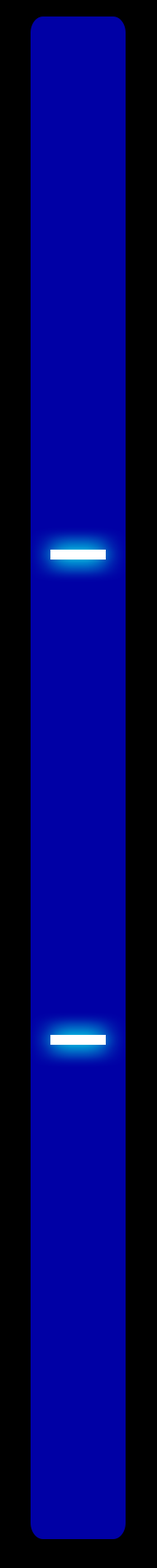
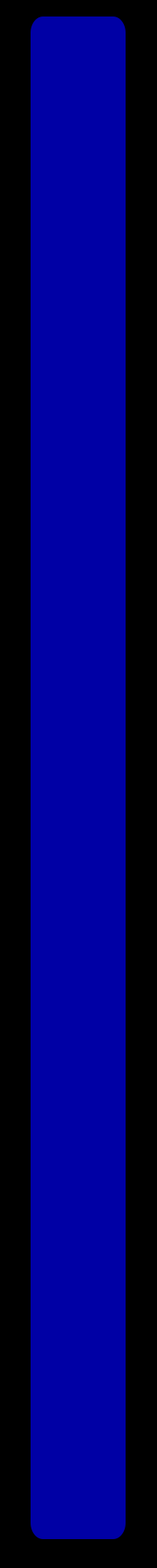
The second 157px x 1568px image is a revision of the first. Changes to its layers:
hid "Rectangle 2" over left=30, top=528, right=126, bottom=1067
